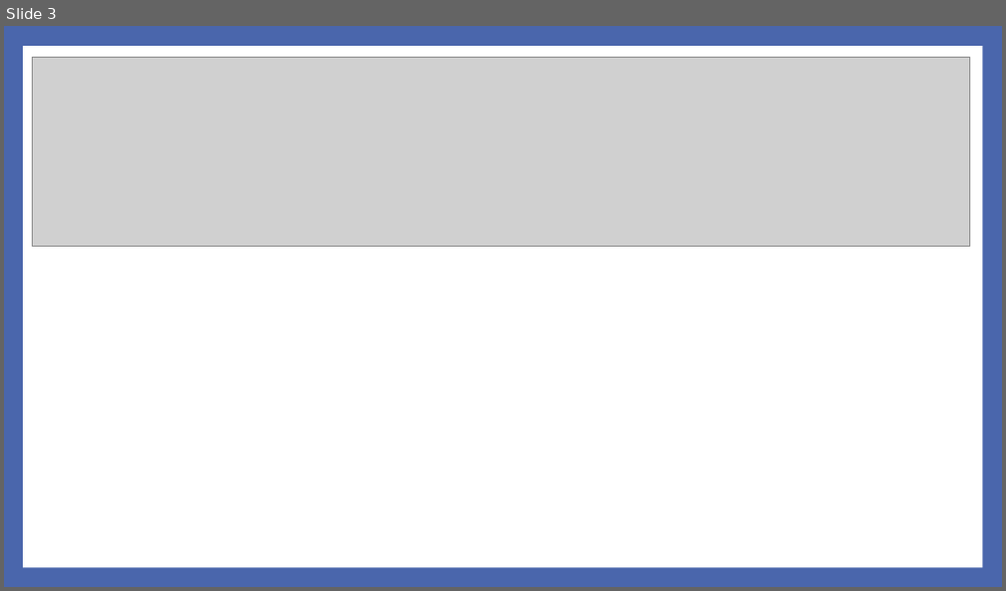
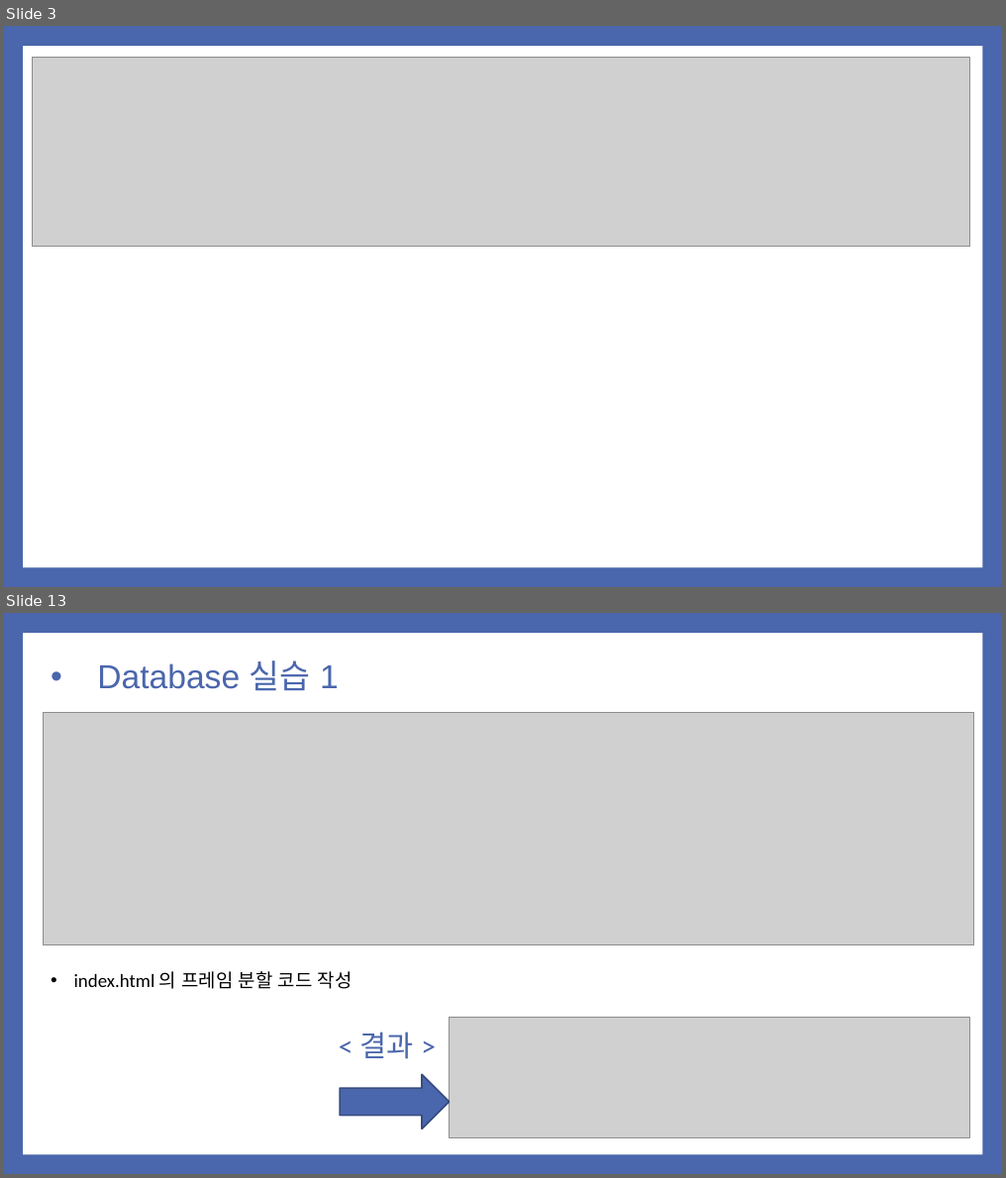
Before and after one commit to noheul1030/KOPO-HTML, a slide deck: 과제PPT/기업업무 4강 JSP_DB연동.pptx. Shown one above the other, each under a label of ours: slide 3 before the commit, slides 3 and 13 after it; the slides between them are not shown. The pictures are 1006x591 and 1006x1178 pixels, drawn with LibreOffice and Linux fonts; fonts in the diff are those of the drawing; grey boxes stand for pictures. Boxes give left, top, right and bottom in pixels: in the first picture for what was removed or moved away, otherwise in the second. Text is boxed around its words. In the diff, an @@ line names an element or a change of style, - is before the commit and + after.

```diff
--- a/과제PPT/기업업무 4강 JSP_DB연동.pptx
+++ b/과제PPT/기업업무 4강 JSP_DB연동.pptx
@@ slide 13 added at (x1=4, y1=613, x2=1002, y2=1174), background #4A66AC; not listed: 1 template element that a slide beside it also shows @@
@@ title added at (x1=97, y1=661, x2=339, y2=691), 32 pt, text #4A66AC @@
+• Database 실습 1
@@ picture added at (x1=43, y1=713, x2=973, y2=945) @@
@@ text added at (x1=74, y1=971, x2=352, y2=989), 18 pt, text #000000 @@
+• index.html 의 프레임 분할 코드 작성
@@ picture added at (x1=449, y1=1017, x2=969, y2=1139) @@
@@ text added at (x1=359, y1=1032, x2=413, y2=1059), 28 pt, text #4A66AC @@
+< 결과 >
@@ right arrow added at (x1=341, y1=1075, x2=450, y2=1130), fill #4A66AC, outline #374B7F 1.5 pt @@
```
Also in this commit, not shown: 19 other slides added, 12 slides removed.
